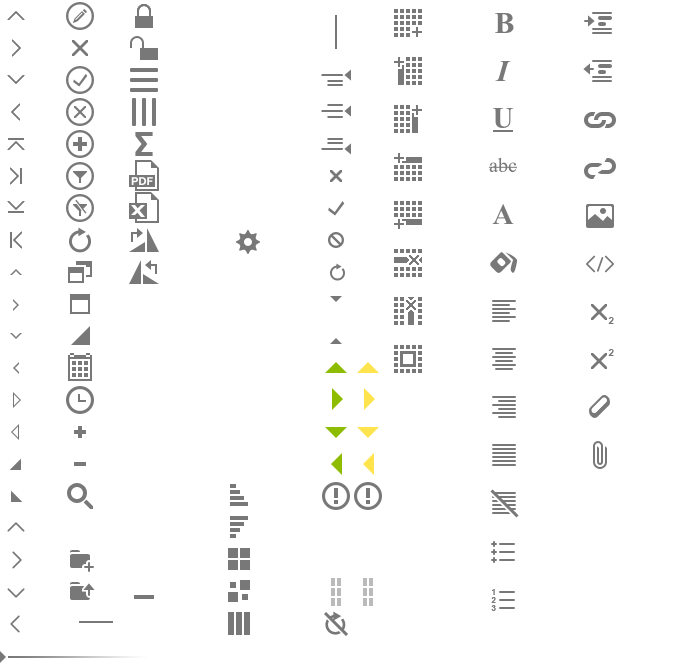
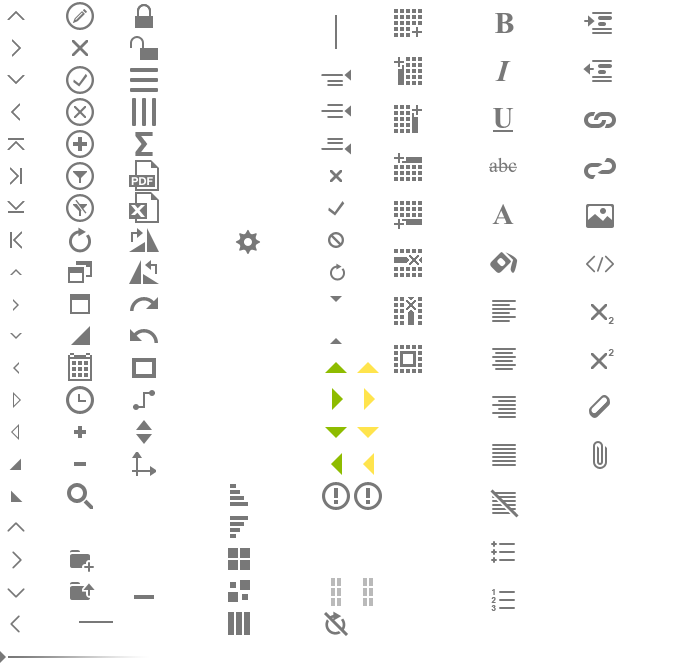
The second 680 × 672 image is a revision of the first. Changes to its layers:
added layer "dimension" above "kpi hover" over [132, 452, 156, 476]
added layer "kpi" above "connector hover" over [136, 420, 152, 444]
added layer "connector" above "shape hover" over [133, 390, 155, 410]
added layer "shape" above "undo hover" over [132, 358, 156, 378]
added layer "undo" above "redo hover" over [130, 329, 158, 343]
added layer "redo" above "Rotate" over [130, 297, 158, 311]
